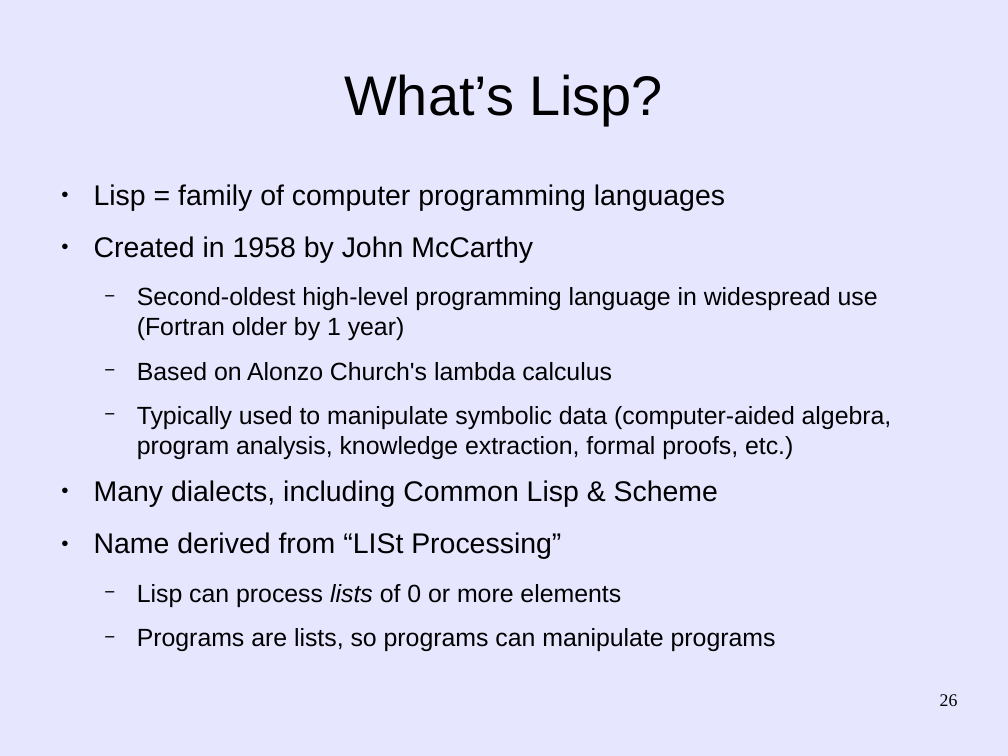
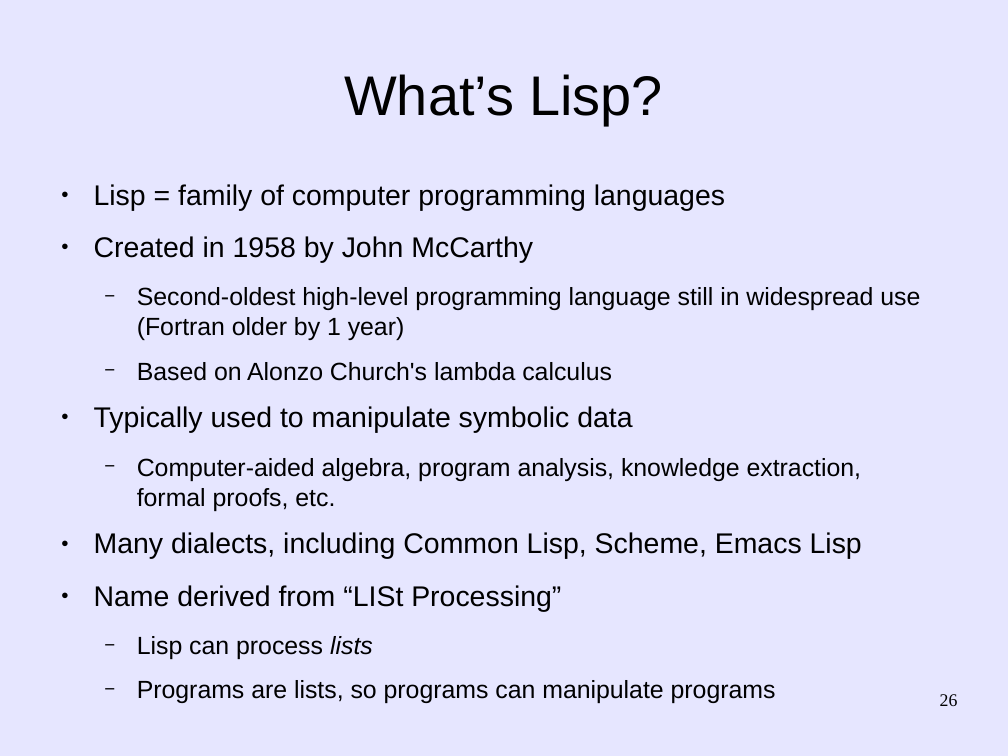
Before and after one commit to martin12333/Readable-Lisp-S-expressions, a slide deck: slide 26 of readable-s-expressions.odp. Drawn at 1008x756 pixels with LibreOffice and Linux fonts; fonts in the diff are those of the drawing. Boxes give left, top, right and bottom in pixels: in the first picture for what was removed or moved away, otherwise in the second. Text is boxed around its words. In the diff, an @@ line names an element or a change of style, - is before the commit and + after.

```diff
--- a/readable-s-expressions.odp
+++ b/readable-s-expressions.odp
@@ text at [137,287,920,340]: text changed @@
-  − Second-oldest high-level programming language in widespread use
-    (Fortran older by 1 year)
+  − Second-oldest high-level programming language still in widespread use
+    (Fortran older by 1 year)
@@ text at [94,406,862,559]: text changed; size 19.6 to 22.4 pt @@
-  − Typically used to manipulate symbolic data (computer-aided algebra, program analysis, knowledge extraction, formal proofs, etc.)
-● Many dialects, including Common Lisp & Scheme
+● Typically used to manipulate symbolic data
+  − Computer-aided algebra, program analysis, knowledge extraction, formal proofs, etc.
+● Many dialects, including Common Lisp, Scheme, Emacs Lisp
@@ text at [137,636,373,659]: text changed @@
-  − Lisp can process lists of 0 or more elements
+  − Lisp can process lists
```
Also in this commit, not shown: 22 other slides changed, 3 slides added, 2 slides removed.
